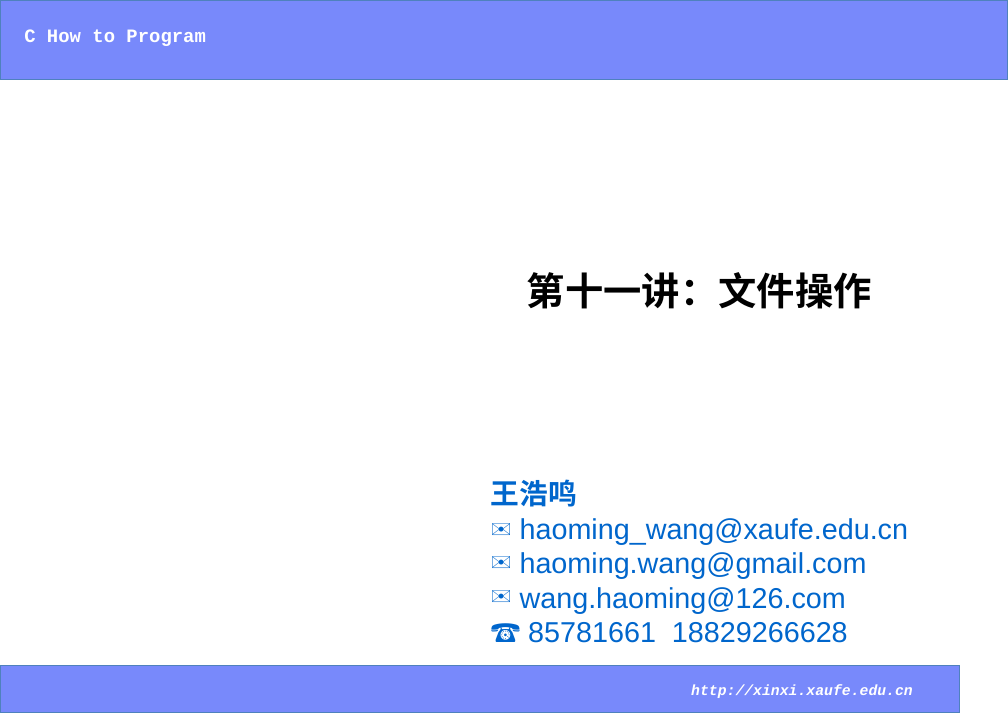
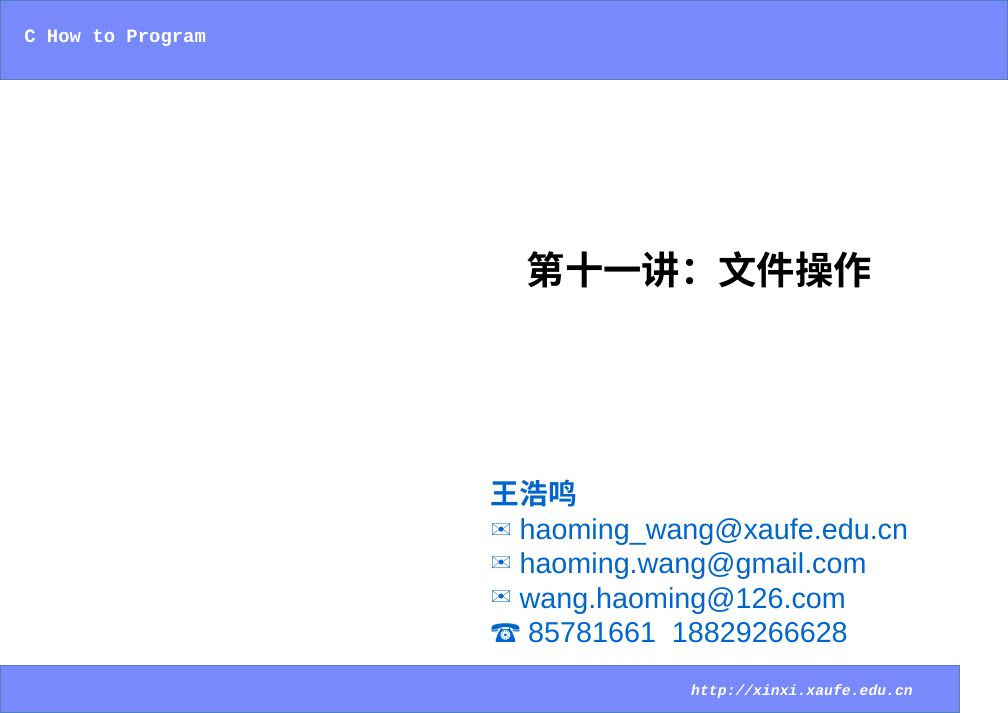
Before and after one commit to wanghaoming1968/C-How-to-program, a slide deck: slide 1 of PPT/C语言大学教程-第11章-文件操作.pptx. Drawn at 1008x713 pixels with LibreOffice and Linux fonts; fonts in the diff are those of the drawing; background and template pictures are left out. Boxes give left, top, right and bottom in pixels: in the first picture for what was removed or moved away, otherwise in the second. Text is boxed around its words. In the diff, an @@ line names an element or a change of style, - is before the commit and + after.

```diff
--- a/PPT/C语言大学教程-第11章-文件操作.pptx
+++ b/PPT/C语言大学教程-第11章-文件操作.pptx
@@ text "第十一讲：文件操作": place and size @@
-text "第十一讲：文件操作" at bbox=[527, 272, 872, 309]
+text "第十一讲：文件操作" at bbox=[527, 251, 872, 288]
```
Also in this commit, not shown: 1 other slide changed, 1 other file.
